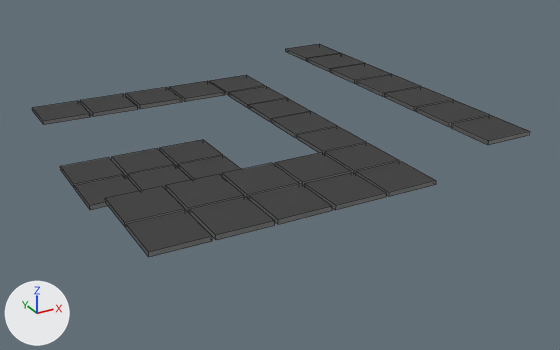
One commit to the Blender file Dungeon Baller/Models blend/grid/gridlvl7.blend: the scene before it, then after it.
Before and after are seen from a 50 mm camera at (-0.636, -1.242, 0.527) aimed at (0.022, -0.046, -0.071). Every picture has the same lights, and +X, +Y and +Z are marked at lower left. Mesh edges are drawn as thin lines.

In view in the first picture: 'lvl7'.
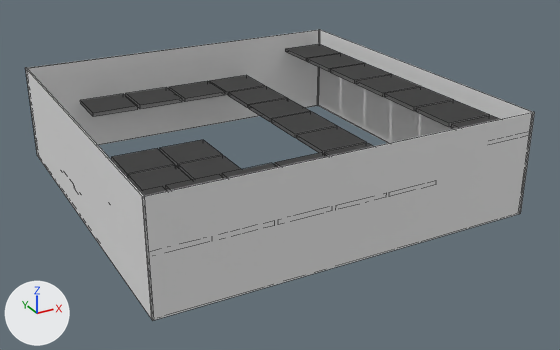
What differs and where, as boxes (x1, y1, x2, y2) in the pictures (560 x 350 px):
'WALLS', added
    after: (26, 30, 535, 321)
'lvl7', reshaped
    before: (33, 44, 530, 257)
    after: (80, 44, 499, 196)
part 1 of me_plane_005, deleted
    before: (33, 101, 91, 125)

The change, as a list of edits to the scene's bpy script:
```text
Change me_plane_005:
    where me_plane_005.from_pydata(...)  # 512 vertices, 384 faces; spans x -0.99..0.99, y -0.99..0.99, z -0.06..0.06
    used by ob_lvl7; location = (0.0, 0.0, 0.0); scale = (0.35, 0.35, 1.0)
    me_plane_005 part 1: the loose piece of 8 vertices spanning x -0.99..-0.72, y 0.72..0.99, z 0.0..0.01 is deleted
Add me_plane_008:
    me_plane_008.from_pydata(...)  # 32 vertices, 32 faces; spans x -1.0..1.0, y -1.0..1.0, z -0.05..0.14
Add ob_walls:
    ob_walls = bpy.data.objects.new('WALLS', me_plane_008)
    ob_walls.location = (0.0, 0.0, -0.05)
    ob_walls.scale = (0.35, 0.35, 1.0)
```
